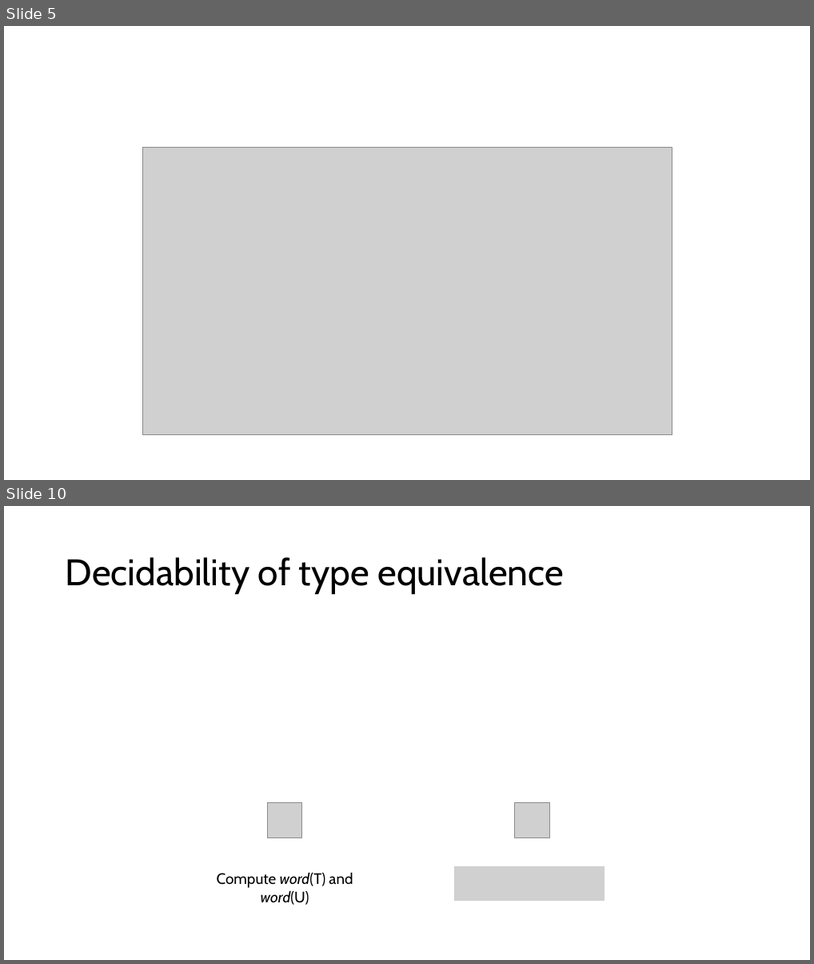
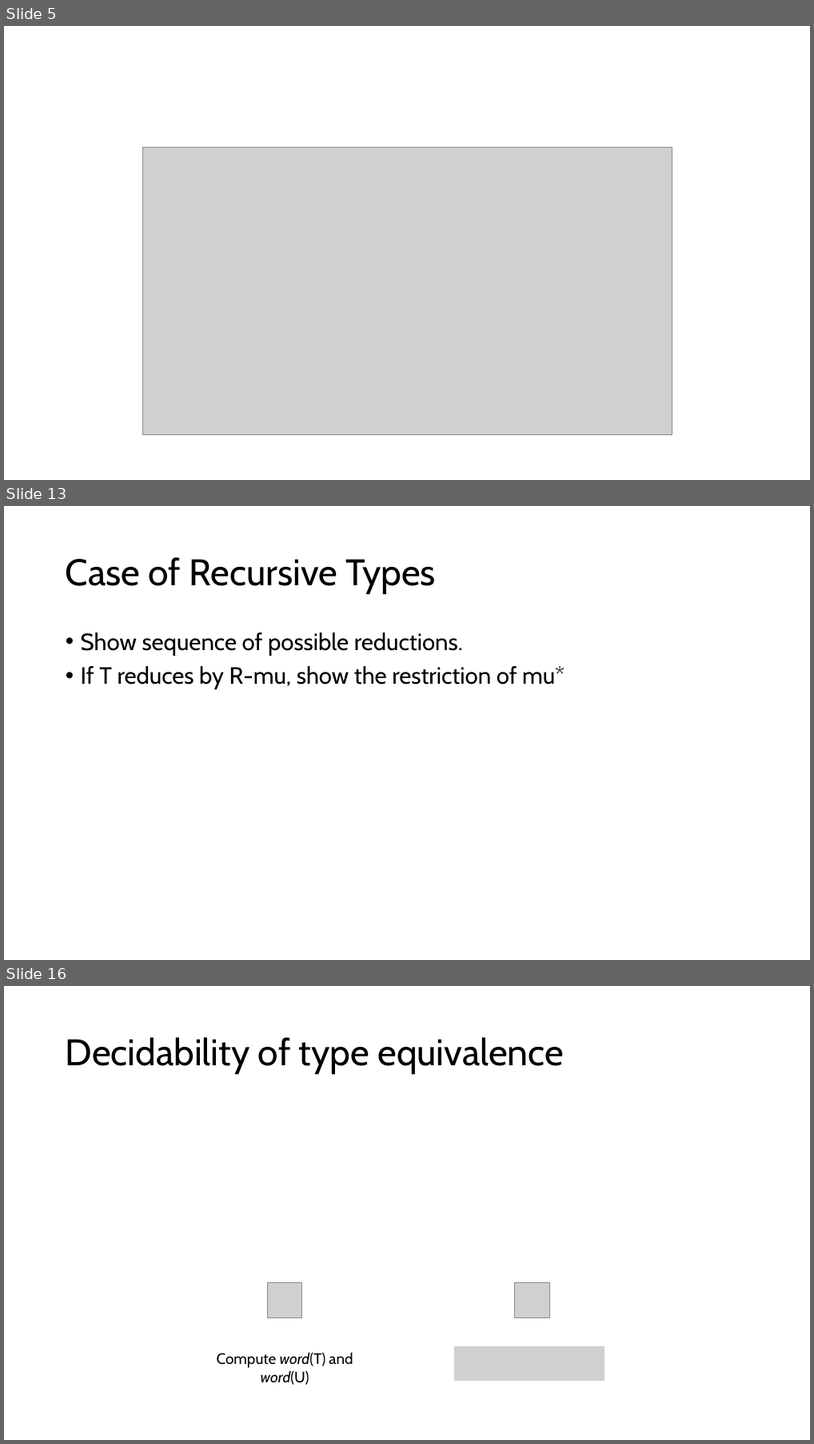
Before and after one commit to inesgarciaslopes/type-operators, a slide deck: latex/Inforum/slides/presentation.pptx. Shown one above the other, each under a label of ours: slides 5 and 10 before the commit, slides 5, 13 and 16 after it; the slides between them are not shown. The pictures are 814x964 and 814x1444 pixels, drawn with LibreOffice and Linux fonts; fonts in the diff are those of the drawing; grey boxes stand for pictures. Boxes give left, top, right and bottom in pixels: in the first picture for what was removed or moved away, otherwise in the second. Text is boxed around its words. In the diff, an @@ line names an element or a change of style, - is before the commit and + after.

```diff
--- a/latex/Inforum/slides/presentation.pptx
+++ b/latex/Inforum/slides/presentation.pptx
@@ slide 13 added at (x1=4, y1=506, x2=810, y2=960), background #FFFFFF @@
@@ title added at (x1=66, y1=557, x2=436, y2=594), 44 pt, text #000000 @@
+Case of Recursive Types
@@ text added at (x1=81, y1=632, x2=565, y2=689), 28 pt, text #000000 @@
+• Show sequence of possible reductions.
+• If T reduces by R-mu, show the restriction of mu*
@@ what was slide 10 is now slide 16 @@
```
Also in this commit, not shown: 3 slides changed, 8 other slides added, 3 slides removed.
